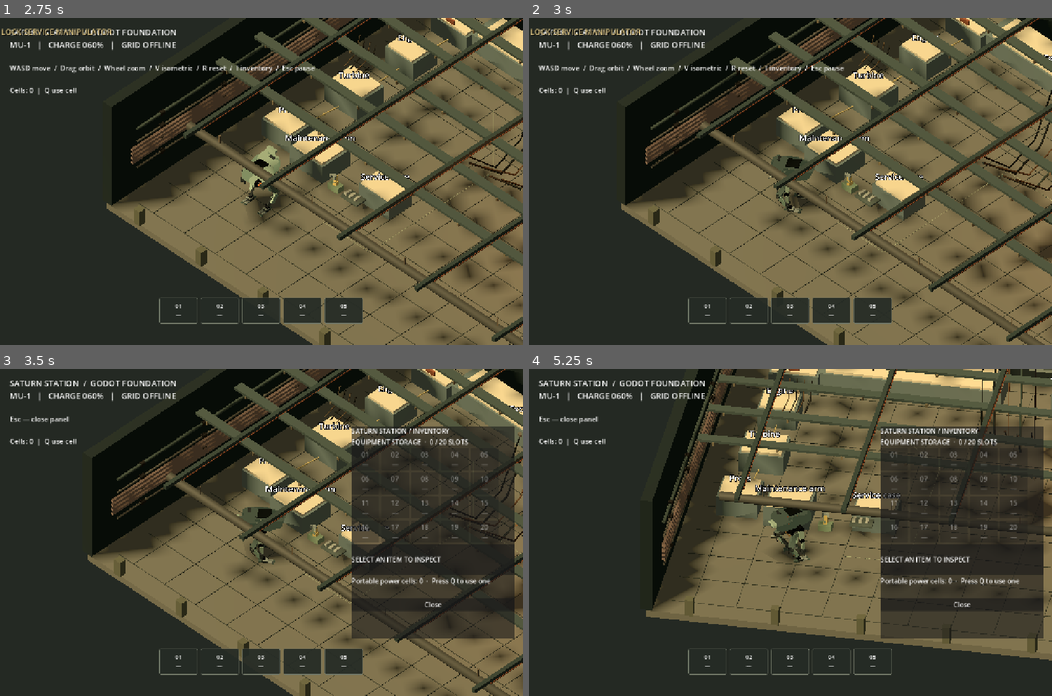
Above: before the commit, frames 1-4 (two rows, left to right).
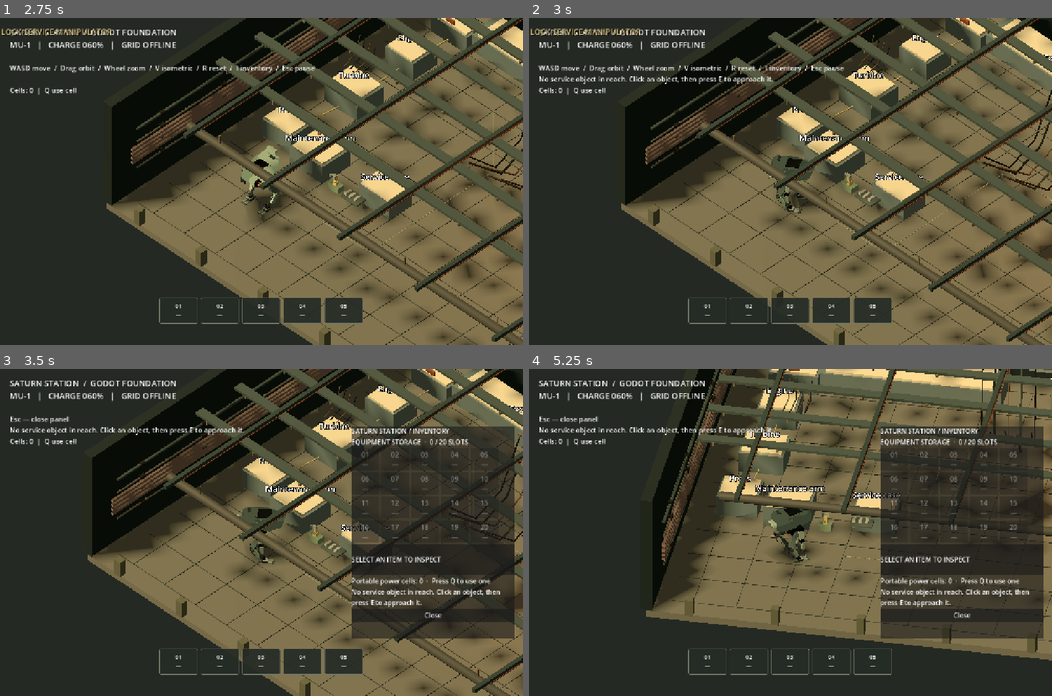
Above: after the commit, the same moments.

Repository: thetruenadia/saturn-station
Game: Godot game, scene res://main_menu.tscn
Two runs of this game, one before a commit and one after it. Both use one fixed random seed, a clock stepped at 60 frames per second and the inputs below.
Inputs (mouse positions are in pixels of both pictures, inside the frame that each line leads up to):
- Up to frame 1 (2.75 s): click "START NEW DEMO" at 0.5 s; click "BEGIN BOOT SEQUENCE" at 1.25 s; click "Y · SKIP CUTSCENE" at 2 s
- Up to frame 2 (3 s): tap Enter at 2.75 s; move the mouse to (905, 165) at 2.77 s; hold D from 2.78 s (still down); tap E at 2.85 s; click (905, 165) at 2.92 s
- Up to frame 3 (3.5 s): keep holding D; tap I at 3.05 s
- Up to frame 4 (5.25 s): release D at 3.5 s; tap Q at 3.5, 4.25, 5 s; drag from (685, 548) to (764, 597) at 3.52 s; move the mouse to (842, 460) at 4.27 s; hold D 4.28-5 s; tap C at 4.35 s; click (842, 460) at 4.42 s; tap E at 4.55 s; drag from (764, 597) to (633, 483) at 5.02 s

Frame 1 is identical in both runs. In frame 2, 0.4% of the frame differs, in the area x 2-47%, y 17-21%; in frame 3, 1.5%; in frame 4, 2.2%, in the area x 2-99%, y 17-77%.

Commit message:
Port click-to-select and auto-approach movement

Diff:
--- a/godot/test_workshop.gd
+++ b/godot/test_workshop.gd
@@ -1,6 +1,13 @@
 extends SceneTree
 
 var workshop: Node
+
+func approach_target(target_name: String) -> void:
+	var point: Vector2 = workshop.targets[target_name]
+	workshop.player.position = Vector3(point.x,0,point.y)
+	workshop.nearby = target_name
+	workshop.selected_target = ""
+	workshop.move_target = Vector2.ZERO
 
 func _initialize() -> void:
 	call_deferred("run_workshop")
@@ -18,6 +25,26 @@
 	assert((workshop.ambient_player.stream as AudioStreamWAV).loop_mode == AudioStreamWAV.LOOP_FORWARD)
 	assert(workshop._interaction_hint("Service case") == "MANIPULATOR REQUIRED")
 	assert(workshop._interaction_hint("Observation window") == "VIEW ENCELADUS")
+	var arm_screen_position: Vector2 = workshop.camera.unproject_position(Vector3(-7.2,0.85,3.0))
+	var click_down := InputEventMouseButton.new()
+	click_down.button_index = MOUSE_BUTTON_LEFT
+	click_down.pressed = true
+	click_down.position = arm_screen_position
+	workshop._unhandled_input(click_down)
+	var click_up := InputEventMouseButton.new()
+	click_up.button_index = MOUSE_BUTTON_LEFT
+	click_up.position = arm_screen_position
+	workshop._unhandled_input(click_up)
+	assert(workshop.selected_target == "Lock-service manipulator")
+	workshop.interact()
+	assert(workshop.move_target == Vector2(-7.2,3.0) and not workshop.progression.claw_salvaged)
+	var arm_distance_before := Vector2(workshop.player.position.x,workshop.player.position.z).distance_to(workshop.move_target)
+	workshop._physics_process(0.2)
+	var arm_distance_after := Vector2(workshop.player.position.x,workshop.player.position.z).distance_to(Vector2(-7.2,3.0))
+	assert(arm_distance_after < arm_distance_before)
+	assert(workshop.player.position.x >= -12.5 and workshop.player.position.x <= 12.5)
+	workshop.move_target = Vector2.ZERO
+	workshop.selected_target = ""
 	var view_key := InputEventKey.new()
 	view_key.pressed = true
 	view_key.physical_keycode = KEY_V
@@ -49,7 +76,7 @@
 	workshop._unhandled_input(skip_key)
 	assert(not workshop.opening_active and workshop.visual.visible)
 	assert(workshop.controls_hint.visible)
-	workshop.nearby = "Observation window"
+	approach_target("Observation window")
 	workshop.interact()
 	assert(workshop.observation_active and workshop.observation_prompt.visible)
 	assert(not workshop.observation_prompt.text.contains("Enceladus"))
@@ -58,7 +85,7 @@
 	return_key.physical_keycode = KEY_E
 	workshop._unhandled_input(return_key)
 	assert(not workshop.observation_active)
-	workshop.nearby = "Handwritten note"
+	approach_target("Handwritten note")
 	workshop.interact()
 	assert(workshop.progression.note_taken and workshop.progression.inventory.get("note",0) == 1)
 	assert(not workshop.note_visual.visible)
@@ -74,13 +101,13 @@
 	workshop.open_menu("note")
 	assert(workshop.menu.get_child_count() > 0)
 	workshop.close_menu()
-	workshop.nearby = "Crew table"
+	approach_target("Crew table")
 	workshop.interact()
 	assert(workshop.narration.visible and workshop.narration.text.contains("Two mugs"))
-	workshop.nearby = "Mara's cup"
+	approach_target("Mara's cup")
 	workshop.interact()
 	assert(workshop.narration.text.contains("watched the plumes"))
-	workshop.nearby = "Unfinished handover"
+	approach_target("Unfinished handover")
 	workshop.interact()
 	assert(workshop.narration.text.contains("Claw still binding"))
 	workshop.narration.hide()
@@ -89,13 +116,13 @@
 	assert(float(workshop.visual.get("stride")) > 0.0)
 	workshop.visual.call("set_moving",false)
 
-	workshop.nearby = "Service case"
+	approach_target("Service case")
 	workshop.interact()
 	assert(not workshop.progression.case_open and workshop.message.contains("fitted manipulator"))
-	workshop.nearby = "Auxiliary power"
+	approach_target("Auxiliary power")
 	workshop.interact()
 	assert(not workshop.powered and workshop.message.contains("stiff to move"))
-	workshop.nearby = "Lock-service manipulator"
+	approach_target("Lock-service manipulator")
 	workshop.interact()
 	assert(workshop.progression.manipulator_recovered and not workshop.progression.arm_equipped)
 	assert(not workshop.claw.visible and not workshop.recovered_arm.visible)
@@ -114,13 +141,13 @@
 	workshop.equip_or_stow_manipulator()
 	assert(workshop.progression.arm_equipped and workshop.recovered_arm.visible)
 	workshop.close_menu()
-	workshop.nearby = "Service case"
+	approach_target("Service case")
 	workshop.interact()
 	assert(workshop._interaction_hint("Service case") == "RECOVER POWER CELL")
 	workshop.interact()
 	assert(workshop.progression.cells == 1)
 	assert(workshop.notice.visible and workshop.notice.text.contains("POWER CELL"))
-	workshop.nearby = "Auxiliary power"
+	approach_target("Auxiliary power")
 	workshop.interact()
 	assert(workshop.powered and workshop.progression.powered)
 	assert(workshop._current_directive().contains("ACCESS NOTE"))
@@ -134,7 +161,7 @@
 	workshop.close_menu()
 	assert(workshop.progression.claw_salvaged and not workshop.claw.visible)
 	assert(workshop.visual.get_node("Body/CastChassis/RecoveredYellowServiceArm").visible)
-	workshop.nearby = "ETNA terminal"
+	approach_target("ETNA terminal")
 	workshop.interact()
 	assert(workshop.mode == "terminal" and workshop.interface.visible)
 	assert(not workshop.terminal_booted)
@@ -166,7 +193,7 @@
 	workshop.run_terminal_command("SPEC")
 	assert(workshop.progression.spec_released and workshop.shard.visible)
 	workshop.close_menu()
-	workshop.nearby = "Specification shard"
+	approach_target("Specification shard")
 	workshop.interact()
 	assert(workshop.progression.spec_unlocked and not workshop.shard.visible)
 
@@ -192,7 +219,7 @@
 	probe_socket._drop_data(Vector2.ZERO,{"part_type":"access_probe"})
 	assert(workshop.progression.probe_installed and workshop.probe_visual.visible)
 	workshop.close_menu()
-	workshop.nearby = "Maintenance exit"
+	approach_target("Maintenance exit")
 	workshop.interact()
 	assert(workshop.progression.door_open)
 	workshop.interact()
--- a/godot/workshop.gd
+++ b/godot/workshop.gd
@@ -54,6 +54,10 @@
 var fabrication_tray: FabricationTray
 var mode := ""
 var nearby := ""
+var selected_target := ""
+var move_target := Vector2.ZERO
+var mouse_down_position := Vector2.ZERO
+var mouse_dragged := false
 var targets: Dictionary = {}
 var observation_counts: Dictionary = {}
 var shard: MeshInstance3D
@@ -280,7 +284,7 @@
 	prompt.add_theme_font_size_override("font_size",17)
 	controls_hint = Label.new()
 	layer.add_child(controls_hint)
-	controls_hint.text = "WASD MOVE  ·  DRAG LOOK  ·  WHEEL ZOOM\nE INTERACT  ·  1–5 SELECT ITEM  ·  Q POWER CELL"
+	controls_hint.text = "WASD MOVE  ·  CLICK + E APPROACH  ·  DRAG LOOK\nWHEEL ZOOM  ·  E INTERACT  ·  1–5 ITEMS  ·  Q CELL"
 	controls_hint.set_anchors_and_offsets_preset(Control.PRESET_BOTTOM_LEFT)
 	controls_hint.position = Vector2(24,-72)
 	controls_hint.size = Vector2(540,58)
@@ -731,13 +735,24 @@
 			close_observation()
 		return
 	if event is InputEventMouseButton:
-		if event.button_index == MOUSE_BUTTON_LEFT or event.button_index == MOUSE_BUTTON_RIGHT:
+		if event.button_index == MOUSE_BUTTON_LEFT:
+			if event.pressed:
+				mouse_down_position = event.position
+				mouse_dragged = false
+				dragging = true
+			elif dragging:
+				dragging = false
+				if not mouse_dragged and mode == "" and not paused:
+					_select_target_at(event.position)
+		elif event.button_index == MOUSE_BUTTON_RIGHT:
 			dragging = event.pressed
 		if event.pressed and event.button_index == MOUSE_BUTTON_WHEEL_UP:
 			zoom = clampf(zoom-1.0,5.0,26.0)
 		if event.pressed and event.button_index == MOUSE_BUTTON_WHEEL_DOWN:
 			zoom = clampf(zoom+1.0,5.0,26.0)
 	if event is InputEventMouseMotion and dragging:
+		if mouse_down_position.distance_to(event.position) > 5.0:
+			mouse_dragged = true
 		yaw -= event.relative.x*0.007
 		pitch = clampf(pitch+event.relative.y*0.005,0.35,1.05)
 	if event is InputEventKey and event.pressed and not event.echo:
@@ -752,6 +767,8 @@
 					inventory_open = false
 				else:
 					paused = not paused
+					if paused:
+						move_target = Vector2.ZERO
 			KEY_I:
 				if not paused and charge > 0:
 					if mode == "inventory":
@@ -803,6 +820,14 @@
 		var right := Vector3(cos(yaw),0,-sin(yaw))
 		direction = forward*(float(Input.is_physical_key_pressed(KEY_W))-float(Input.is_physical_key_pressed(KEY_S))) + right*(float(Input.is_physical_key_pressed(KEY_D))-float(Input.is_physical_key_pressed(KEY_A)))
 		direction = direction.normalized()
+		if direction.length_squared() > 0.01:
+			move_target = Vector2.ZERO
+		elif move_target != Vector2.ZERO:
+			var to_target := Vector2(move_target.x-player.position.x,move_target.y-player.position.z)
+			if to_target.length() <= 1.45:
+				move_target = Vector2.ZERO
+			else:
+				direction = Vector3(to_target.x,0,to_target.y).normalized()
 		charge = maxf(0.0,charge-delta*0.1)
 	player.velocity = direction*3.4
 	if direction.length_squared() > 0.01:
@@ -823,8 +848,12 @@
 		prompt.text = "POWER DEPLETED — restart the scene to retry."
 	elif progression.finished:
 		prompt.text = "WORKSHOP COMPLETE — restart the scene to replay."
+	elif selected_target != "" and _target_available(selected_target) and Vector2(player.position.x,player.position.z).distance_to(targets[selected_target]) <= 2.4:
+		prompt.text = "E — " + _interaction_hint(selected_target)
 	elif nearby != "":
 		prompt.text = "E — " + _interaction_hint(nearby)
+	if move_target != Vector2.ZERO and not paused and mode == "":
+		prompt.text = "AUTO WALK  ·  " + selected_target.to_upper() + "  ·  WASD TO INTERRUPT"
 	prompt.text += "\n" + message + "\nCells: " + str(progression.cells) + "  |  Q use cell"
 	directive.text = _current_directive()
 	directive.visible = mode == "" and not paused and not opening_active
@@ -1030,7 +1059,51 @@
 		_:
 			return "INSPECT " + target_name.to_upper()
 
+func _target_available(target_name: String) -> bool:
+	if target_name == "Lock-service manipulator" and progression.claw_salvaged:
+		return false
+	if target_name == "Handwritten note" and progression.note_taken:
+		return false
+	if target_name == "Specification shard" and not progression.spec_released:
+		return false
+	return targets.has(target_name)
+
+func _select_target_at(screen_position: Vector2) -> String:
+	var selected := ""
+	var nearest_pixels := 58.0
+	for target_name in targets:
+		if not _target_available(target_name):
+			continue
+		var ground: Vector2 = targets[target_name]
+		var world_position := Vector3(ground.x,0.85,ground.y)
+		if camera.is_position_behind(world_position):
+			continue
+		var screen_target := camera.unproject_position(world_position)
+		var pixel_distance := screen_target.distance_to(screen_position)
+		if pixel_distance < nearest_pixels:
+			nearest_pixels = pixel_distance
+			selected = str(target_name)
+	if selected != "":
+		selected_target = selected
+		message = selected + " selected. Press E to interact or approach."
+		show_notice("SELECTED  ·  " + selected.to_upper() + "  ·  PRESS E")
+	return selected
+
 func interact() -> void:
+	var target_name := selected_target if selected_target != "" and _target_available(selected_target) else nearby
+	if target_name == "":
+		message = "No service object in reach. Click an object, then press E to approach it."
+		return
+	var target_point: Vector2 = targets.get(target_name,Vector2(player.position.x,player.position.z))
+	if Vector2(player.position.x,player.position.z).distance_to(target_point) > 2.4:
+		selected_target = target_name
+		move_target = target_point
+		message = "Moving to " + target_name + "."
+		show_notice("MOVING TO  ·  " + target_name.to_upper())
+		return
+	move_target = Vector2.ZERO
+	selected_target = ""
+	nearby = target_name
 	match nearby:
 		"Service case":
 			if not progression.arm_equipped:
@@ -1117,6 +1190,7 @@
 func open_menu(next: String) -> void:
 	mode = next
 	dragging = false
+	move_target = Vector2.ZERO
 	visual.call("set_servicing", next == "bench")
 	if next == "terminal":
 		terminal_booted = false
Not shown, changed: godot/PORTING-STATUS.md
